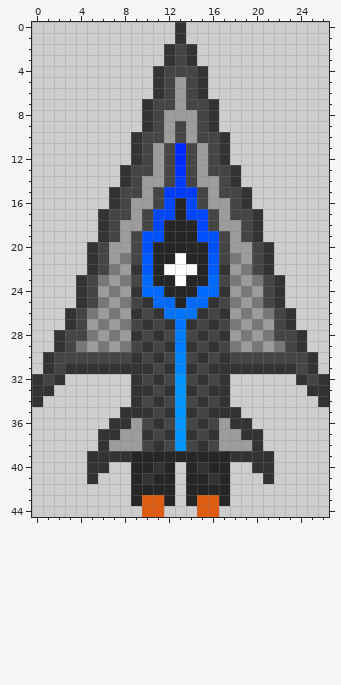
Pixel-art sprite: assets/missile_ship.png. Above is the file before it was changed.
The file is 27x45 pixels. Colours within 5 levels of each other are drawn and written as one.
And afterwards:
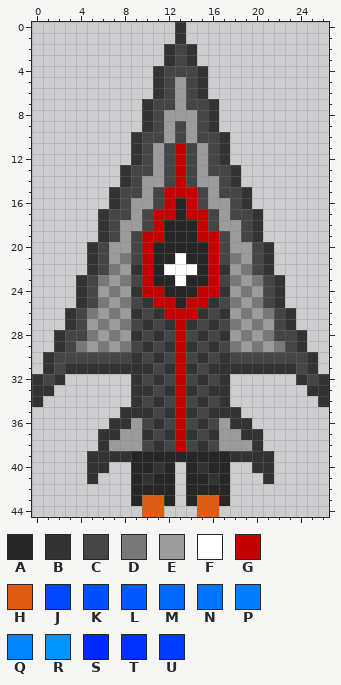
Palette (. is transparent): A #262626  B #333333  C #454545  D #787878  E #9c9c9c  F #ffffff  G #c40000  H #e05c10  J #0046ff  K #0050ff  L #005aff  M #0069ff  N #0073ff  P #007cff  Q #0086ff  R #0094ff  S #0029ff  T #0032ff  U #003cff
Edits made:
y 11..12: x 13 S -> G
y 13: x 13 T -> G
y 14: x 13 U -> G
y 15: x 12..14 UUU -> GGG
y 16: x 12 J -> G; x 14 J -> G
y 17: x 11..12 JJ -> GG; x 14..15 JJ -> GG
y 18: x 11 J -> G; x 15 J -> G
y 19: x 10..11 KK -> GG; x 15..16 KK -> GG
y 20: x 10 K -> G; x 16 K -> G
y 21..22: x 10 L -> G; x 16 L -> G
y 23: x 10 M -> G; x 16 M -> G
y 24: x 10..11 MM -> GG; x 15..16 MM -> GG
y 25: x 11..12 MM -> GG; x 14..15 MM -> GG
y 26: x 12..14 NNN -> GGG
y 27: x 13 N -> G
y 28..29: x 13 P -> G
y 30..31: x 13 Q -> G
y 32..38: x 13 R -> G
Changed places in both pictures, as pixel boxes (x1, y1, x2, y2):
changed: (142, 143, 219, 451)
